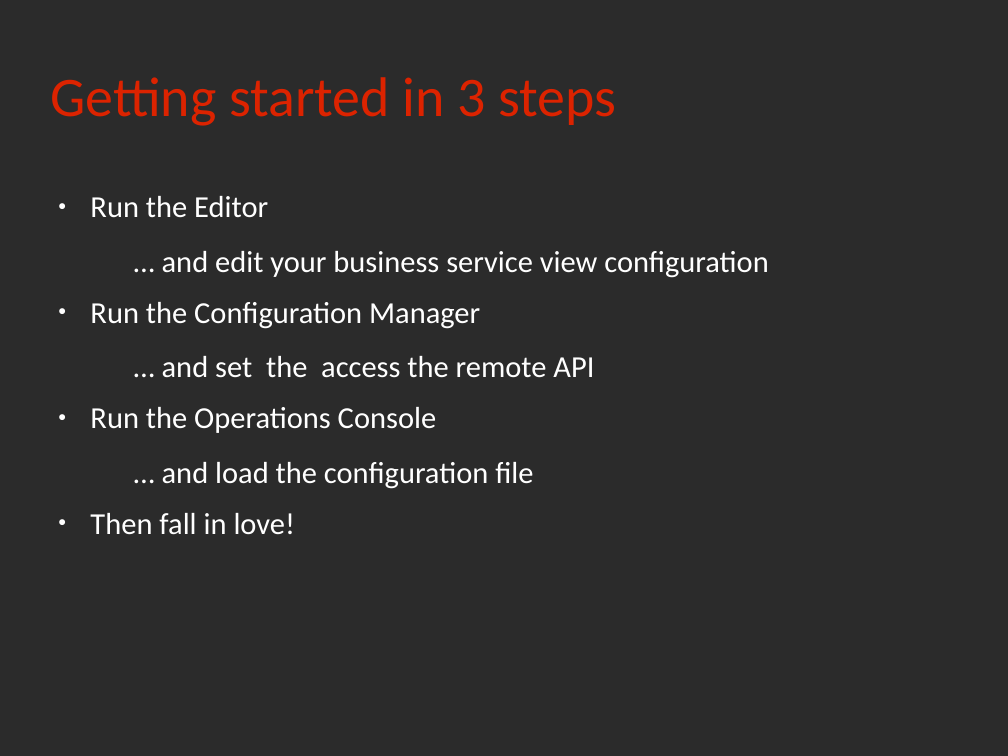
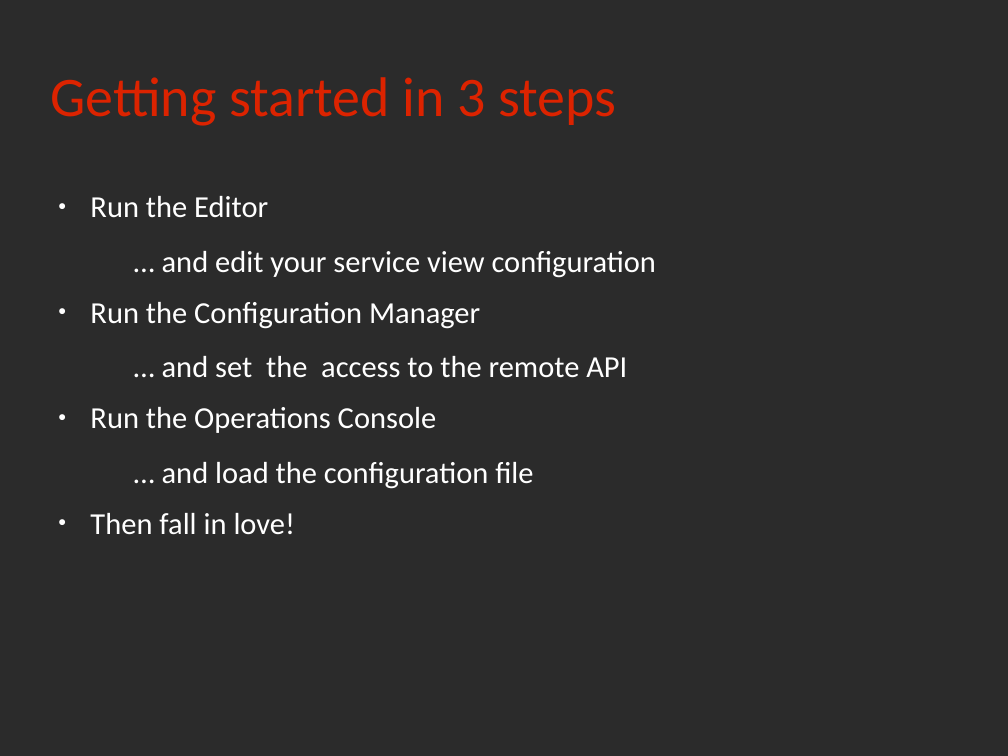
Before and after one commit to rchakode/realopinsight, a slide deck: slide 27 of doc/talks/rmll-2013.odp (slide 31 before the commit). Drawn at 1008x756 pixels with LibreOffice and Linux fonts; fonts in the diff are those of the drawing; background and template pictures are left out; a plain dark background stands for a picture behind light text. Boxes give left, top, right and bottom in pixels: in the first picture for what was removed or moved away, otherwise in the second. Text is boxed around its words. In the diff, an @@ line names an element or a change of style, - is before the commit and + after.

Commit message:
final update rmll talk and start linuxmag article

```diff
--- a/doc/talks/rmll-2013.odp
+++ b/doc/talks/rmll-2013.odp
@@ text at (x1=162, y1=251, x2=656, y2=278): text changed @@
-  … and edit your business service view configuration
+  … and edit your service view configuration
@@ text at (x1=162, y1=356, x2=627, y2=377): text changed @@
-  … and set the access the remote API
+  … and set the access to the remote API
```
Also in this commit, not shown: 14 other slides changed, 3 other files.
